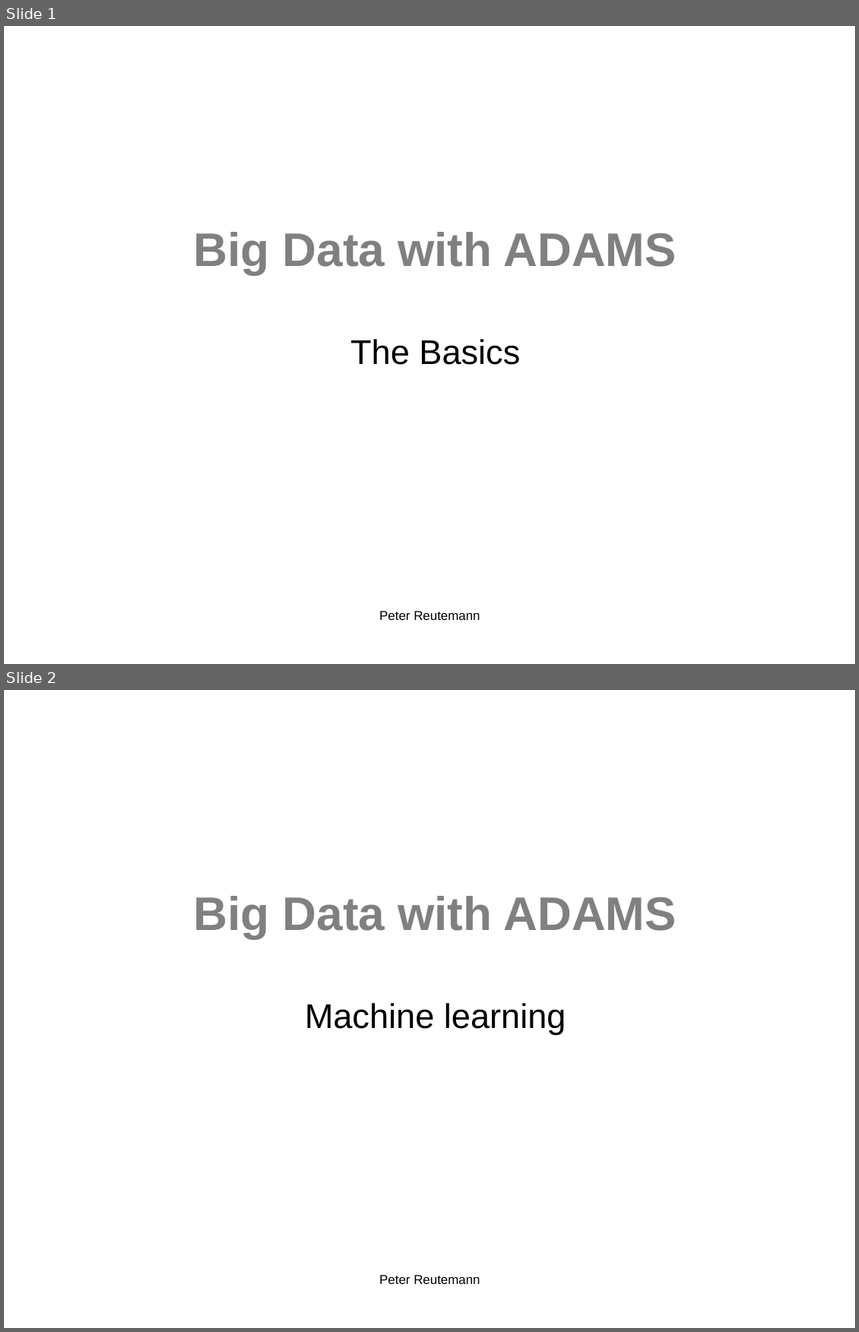
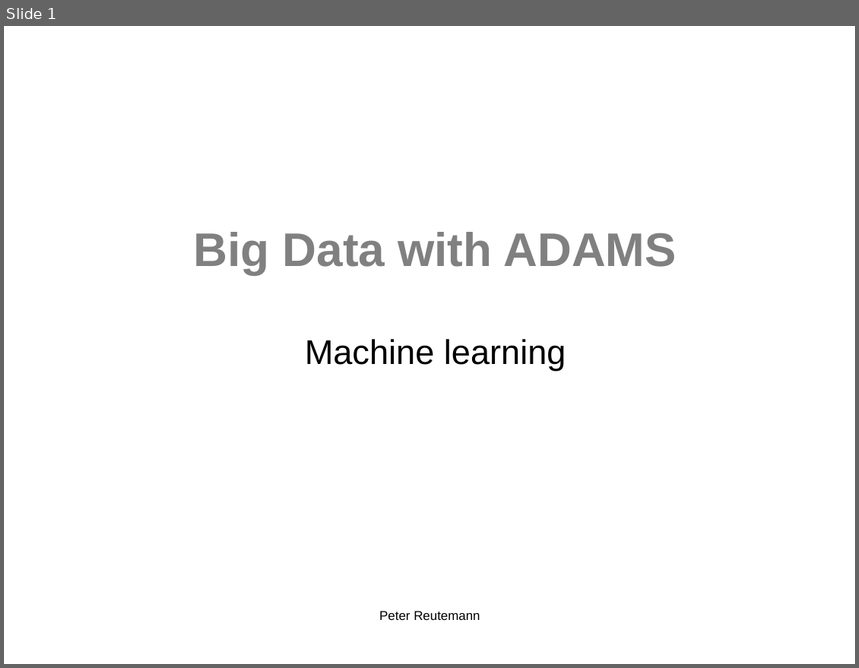
Before and after one commit to fracpete/kuching-2015, a slide deck: 3_machine_learning/kuching2015_machine_learning.odp. Shown one above the other, each under a label of ours: slides 1 and 2 before the commit, slide 1 after it. The pictures are 859x1332 and 859x668 pixels, drawn with LibreOffice and Linux fonts; fonts in the diff are those of the drawing; background and template pictures are left out. Boxes give left, top, right and bottom in pixels: in the first picture for what was removed or moved away, otherwise in the second. Text is boxed around its words. In the diff, an @@ line names an element or a change of style, - is before the commit and + after.

```diff
--- a/3_machine_learning/kuching2015_machine_learning.odp
+++ b/3_machine_learning/kuching2015_machine_learning.odp
@@ slide 1 removed at (4,26,855,664), background #FFFFFF @@
@@ title removed at (194,232,677,275) @@
-Big Data with ADAMS
@@ subtitle removed at (351,339,520,365) @@
-The Basics
@@ text removed at (379,611,480,620) @@
-Peter Reutemann
@@ what was slide 2 is now slide 1 @@
```
Also in this commit, not shown: 1 slide changed, 3 slides added, 1 other slide removed, 2 other files.
